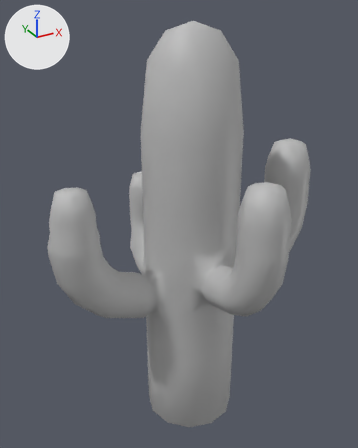
The FBX model Models/GhostCowboy/Misc/Environment Items/Saguaro Cactus/ghostWestern_environment_saguaroCactus.fbx, before and after one commit.
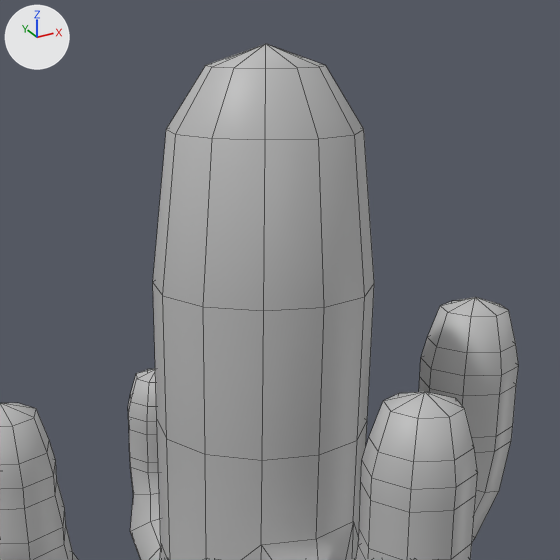
Old and new are each drawn whole from a camera (50 mm lens) standing at (-0.0637, -0.1094, 0.1164) and looking at (-0.002, 0.0027, 0.0604) and again close up on the part from 19% to 92% of the width and 0% to 58% of the height. Lighting does not change. The marker at upper left points along +X, +Y and +Z. The close-ups show mesh edges as thin lines. Where no turn or scale is listed for an object, it has been applied to the vertices.
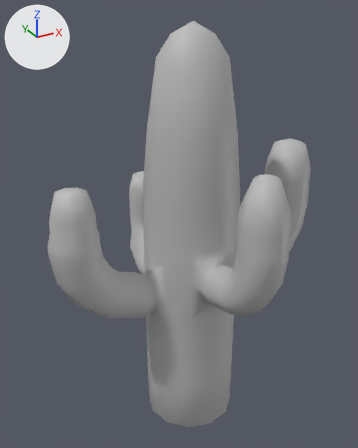
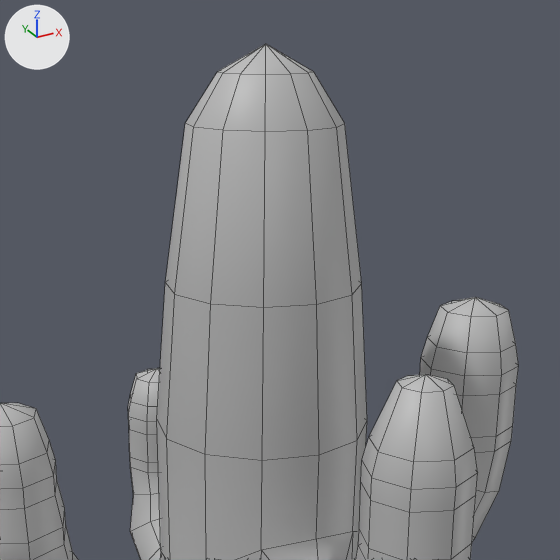
Boxes (x1, y1, x2, y2) around the edits, measured in the close-ups (560 x 560 px; the box of a moved part takes in the faces that stretch with it):
part 1 of me_mesh, moved or reshaped
    before: (153, 44, 374, 460)
    after: (157, 44, 367, 460)
part 2 of me_mesh, moved or reshaped
    both: (157, 421, 367, 560)
part 3 of me_mesh, moved or reshaped
    before: (369, 392, 474, 462)
    after: (369, 374, 474, 462)

What the commit changed:
me_mesh has 486 vertices, 512 faces and spans x -0.0399..0.0397, y -0.0377..0.0372, z 0.0..0.1133.
me_mesh is used by ob_polysurface1; location (0.0, 0.0, 0.0).
Before the commit, vertices of me_mesh: 25 (0.0066, 0.0109, 0.0097), 26 (0.0, 0.0126, 0.0097), 27 (-0.0066, 0.0109, 0.0097), 31 (-0.0066, -0.012, 0.024), 32 (0.0, -0.0137, 0.024).
Before the commit, vertices of me_mesh: 33 (0.0066, -0.012, 0.024).
me_mesh part 1: 36 of 486 vertices moved; they spanned x -0.0132..0.0132, y -0.0137..0.0126, z 0.087..0.1112 and now span x -0.0117..0.0116, y -0.0122..0.0111, z 0.087..0.1105; mean shift (0.0, 0.0, 0.0); largest move (0.0096, -0.0061, 0.1044) -> (0.0077, -0.005, 0.1051).
Part 2, on me_mesh:
Vertices 31, 32, 33 of me_mesh move by (0.0, 0.0, -0.0071).
Vertices 25, 26, 27 of me_mesh move by (0.0, 0.0, 0.0069).
Vertex 36 of me_mesh moves from (0.0114, 0.006, 0.0348) to (0.0114, 0.006, 0.0332).
Vertex 37 of me_mesh moves from (0.0066, 0.0109, 0.0272) to (0.0066, 0.0109, 0.0295).
Vertex 39 of me_mesh moves from (-0.0066, 0.0109, 0.0272) to (-0.0066, 0.0109, 0.0287).
Vertex 40 of me_mesh moves from (-0.0115, 0.006, 0.0348) to (-0.0115, 0.006, 0.0323).
Vertex 42 of me_mesh moves from (-0.0115, -0.0071, 0.0348) to (-0.0115, -0.0071, 0.0359).
Vertex 43 of me_mesh moves from (-0.0066, -0.012, 0.0414) to (-0.0066, -0.012, 0.0393).
Vertex 44 of me_mesh moves from (0.0, -0.0137, 0.0414) to (0.0, -0.0137, 0.0403).
Vertex 45 of me_mesh moves from (0.0066, -0.012, 0.0414) to (0.0066, -0.012, 0.0377).
Vertex 46 of me_mesh moves from (0.0114, -0.0071, 0.0348) to (0.0114, -0.0071, 0.0359).
Vertex 48 of me_mesh moves from (0.0114, 0.006, 0.0522) to (0.0114, 0.006, 0.0504).
Vertex 49 of me_mesh moves from (0.0066, 0.0109, 0.0446) to (0.0066, 0.0109, 0.0463).
Vertex 51 of me_mesh moves from (-0.0066, 0.0109, 0.0446) to (-0.0066, 0.0109, 0.0464) at pixel (178, 559).
Vertex 52 of me_mesh moves from (-0.0115, 0.006, 0.0522) at pixel (160, 543) to (-0.0115, 0.006, 0.051) at pixel (160, 551).
Vertex 54 of me_mesh moves from (-0.0115, -0.0071, 0.0522) to (-0.0115, -0.0071, 0.0543).
Vertex 55 of me_mesh moves from (-0.0066, -0.012, 0.0588) at pixel (261, 544) to (-0.0066, -0.012, 0.0582) at pixel (261, 549).
Vertex 57 of me_mesh moves from (0.0066, -0.012, 0.0588) at pixel (353, 521) to (0.0066, -0.012, 0.0574) at pixel (352, 531).
Vertex 58 of me_mesh moves from (0.0114, -0.0071, 0.0522) to (0.0114, -0.0071, 0.0542).
me_mesh part 3: all 9 vertices in x -0.004..0.004, y -0.0357..-0.0278, z 0.0814..0.0827 are scaled about their middle by 0.696, then moved by (0.0, 0.0, 0.002).
